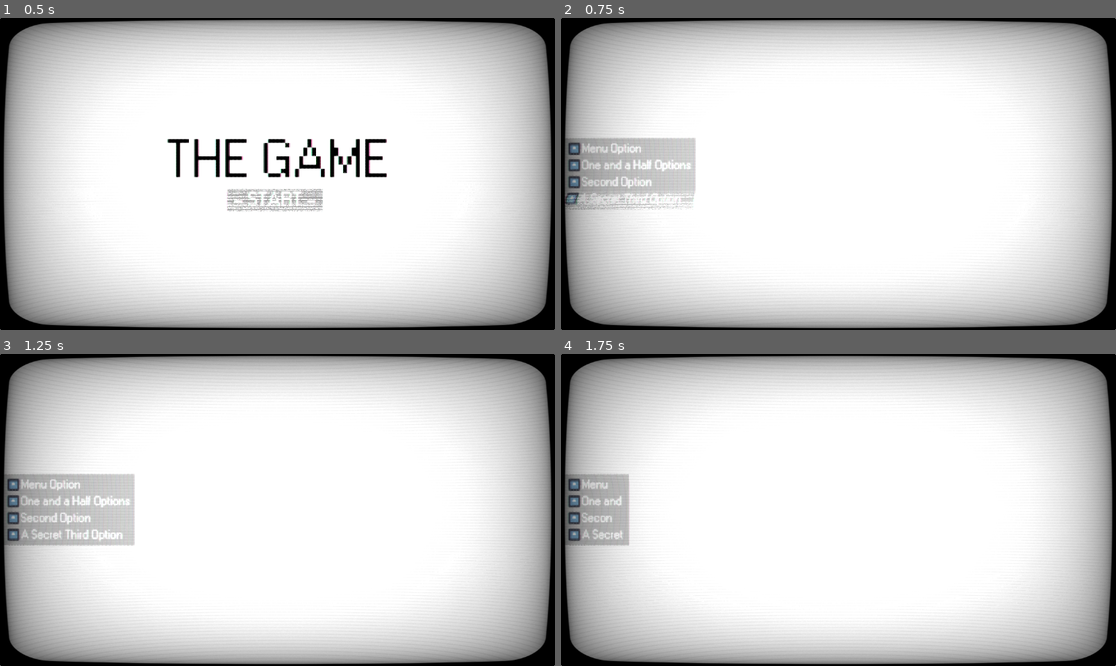
Above: before the commit, frames 1-4 (two rows, left to right).
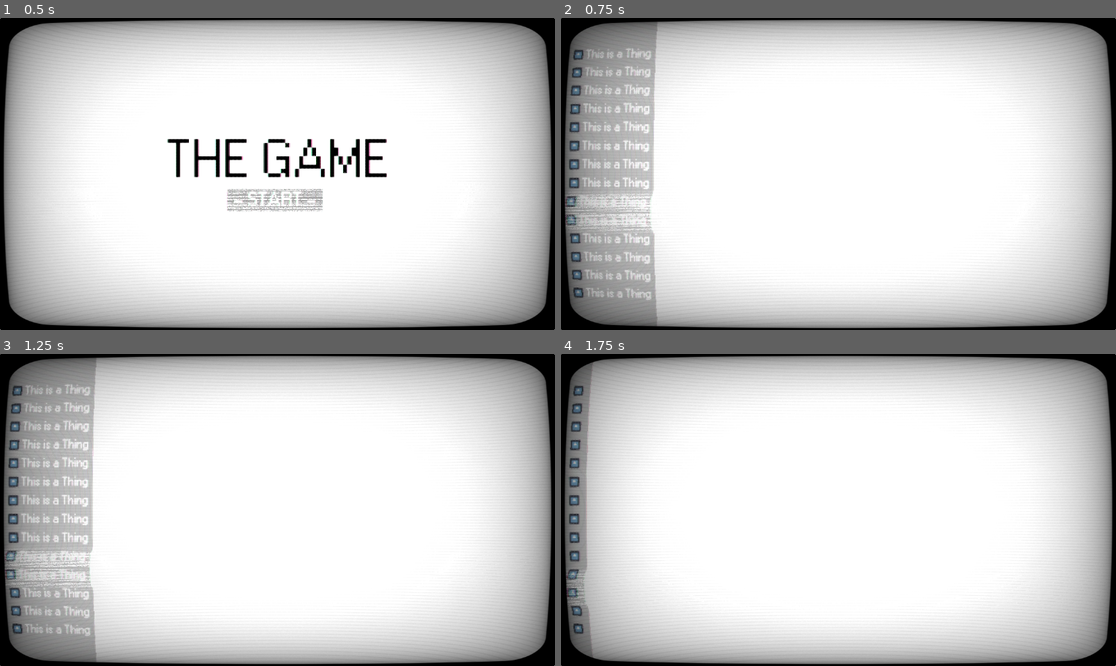
Above: after the commit, the same moments.

Repository: Shuflduf/Stock-Trading-Game
Game: Godot game, scene res://Scenes/main.tscn
The game is run twice, just before and just after one commit, with the same random seed, the same clock (stepped at 60 frames per second) and the same inputs. The engine's default icon, where the game draws it, is replaced by a stand-in: a white triangle on a blue panel in a dark square.
Inputs (mouse positions are in pixels of both pictures, inside the frame that each line leads up to):
- Up to frame 1 (0.5 s): no input
- Up to frame 2 (0.75 s): click "- START -" at 0.5 s
- Up to frame 3 (1.25 s): no input
- Up to frame 4 (1.75 s): move the mouse to (627, 510) at 1.27 s; click (627, 510) at 1.42 s

Frame 1 is identical in both runs. In frame 2, 12% of the frame differs, in the area x 0-25%, y 0-100%; in frame 3, 12%; in frame 4, 4.1%.

Commit message:
slightly better side menu

Diff:
--- a/Scenes/game.tscn
+++ b/Scenes/game.tscn
@@ -32,38 +32,74 @@
 
 [node name="PanelContainer" type="PanelContainer" parent="."]
 layout_mode = 1
-anchors_preset = 4
-anchor_top = 0.5
-anchor_bottom = 0.5
-offset_top = -20.0
-offset_right = 40.0
-offset_bottom = 20.0
+anchors_preset = -1
+anchor_bottom = 1.0
 grow_vertical = 2
 mouse_filter = 1
 mouse_default_cursor_shape = 2
 theme_override_styles/panel = SubResource("StyleBoxFlat_50wdl")
 script = ExtResource("1_oyeuu")
+SIZE_CHANGE_SECONDS = 0.3
 
 [node name="Options" type="VBoxContainer" parent="PanelContainer"]
 layout_mode = 2
+size_flags_horizontal = 0
 size_flags_vertical = 4
-theme_override_constants/separation = 10
 
 [node name="MenuOption" parent="PanelContainer/Options" instance=ExtResource("1_ucj8x")]
 layout_mode = 2
-item_name = "Menu Option"
+item_name = "This is a Thing"
 
 [node name="MenuOption2" parent="PanelContainer/Options" instance=ExtResource("1_ucj8x")]
 layout_mode = 2
-item_name = "One and a Half Options"
+item_name = "This is a Thing"
+
+[node name="MenuOption3" parent="PanelContainer/Options" instance=ExtResource("1_ucj8x")]
+layout_mode = 2
+item_name = "This is a Thing"
 
 [node name="MenuOption4" parent="PanelContainer/Options" instance=ExtResource("1_ucj8x")]
 layout_mode = 2
-mouse_default_cursor_shape = 2
-item_name = "Second Option"
+item_name = "This is a Thing"
 
-[node name="MenuOption3" parent="PanelContainer/Options" instance=ExtResource("1_ucj8x")]
+[node name="MenuOption5" parent="PanelContainer/Options" instance=ExtResource("1_ucj8x")]
 layout_mode = 2
-item_name = "A Secret Third Option"
+item_name = "This is a Thing"
+
+[node name="MenuOption6" parent="PanelContainer/Options" instance=ExtResource("1_ucj8x")]
+layout_mode = 2
+item_name = "This is a Thing"
+
+[node name="MenuOption7" parent="PanelContainer/Options" instance=ExtResource("1_ucj8x")]
+layout_mode = 2
+item_name = "This is a Thing"
+
+[node name="MenuOption8" parent="PanelContainer/Options" instance=ExtResource("1_ucj8x")]
+layout_mode = 2
+item_name = "This is a Thing"
+
+[node name="MenuOption9" parent="PanelContainer/Options" instance=ExtResource("1_ucj8x")]
+layout_mode = 2
+item_name = "This is a Thing"
+
+[node name="MenuOption10" parent="PanelContainer/Options" instance=ExtResource("1_ucj8x")]
+layout_mode = 2
+item_name = "This is a Thing"
+
+[node name="MenuOption11" parent="PanelContainer/Options" instance=ExtResource("1_ucj8x")]
+layout_mode = 2
+item_name = "This is a Thing"
+
+[node name="MenuOption12" parent="PanelContainer/Options" instance=ExtResource("1_ucj8x")]
+layout_mode = 2
+item_name = "This is a Thing"
+
+[node name="MenuOption13" parent="PanelContainer/Options" instance=ExtResource("1_ucj8x")]
+layout_mode = 2
+item_name = "This is a Thing"
+
+[node name="MenuOption14" parent="PanelContainer/Options" instance=ExtResource("1_ucj8x")]
+layout_mode = 2
+item_name = "This is a Thing"
 
 [connection signal="gui_input" from="PanelContainer" to="PanelContainer" method="_on_gui_input"]
--- a/Scenes/menu_option.gd
+++ b/Scenes/menu_option.gd
@@ -1,16 +1,31 @@
 @tool
 class_name MenuOption
-extends HBoxContainer
+extends Control
+
+signal selected
 
 @export var item_name: String:
-	set(value):
-		item_name = value
-		$Label.text = value
+    set(value):
+        item_name = value
+        %Label.text = value
 
 func minimize(time: float):
-	var tween = get_tree().create_tween()
-	tween.tween_property($Label, ^"text", "", time)
+    var tween = get_tree().create_tween().set_ease(Tween.EASE_OUT).set_trans(Tween.TRANS_CIRC)
+    tween.tween_property(%Label, ^"text", "", time)
 
 func expand(time: float):
-	var tween = get_tree().create_tween()
-	tween.tween_property($Label, ^"text", item_name, time)
+    var tween = get_tree().create_tween().set_ease(Tween.EASE_OUT).set_trans(Tween.TRANS_CIRC)
+    tween.tween_property(%Label, ^"text", item_name, time)
+
+func deselect():
+    %Outline.self_modulate.a = 0
+
+func select():
+    %Outline.self_modulate.a = 1
+
+
+func _on_gui_input(event: InputEvent) -> void:
+    if event is InputEventMouseButton:
+        if event.is_pressed():
+            if event.button_index == MOUSE_BUTTON_LEFT:
+                selected.emit()
--- a/Scenes/menu_option.tscn
+++ b/Scenes/menu_option.tscn
@@ -1,23 +1,49 @@
-[gd_scene load_steps=5 format=3 uid="uid://brfg2httpwfmo"]
+[gd_scene load_steps=6 format=3 uid="uid://brfg2httpwfmo"]
 
 [ext_resource type="Script" path="res://Scenes/menu_option.gd" id="1_4i4y4"]
 [ext_resource type="Texture2D" uid="uid://betgcy6sjqncu" path="res://icon.svg" id="1_ynu0d"]
 [ext_resource type="FontFile" uid="uid://bfamv70276jo3" path="res://Resources/Fonts/W95FA.otf" id="2_r8k4g"]
 
+[sub_resource type="StyleBoxFlat" id="StyleBoxFlat_oftga"]
+content_margin_left = 2.0
+content_margin_top = 2.0
+content_margin_right = 2.0
+content_margin_bottom = 2.0
+bg_color = Color(0, 0, 0, 1)
+
 [sub_resource type="LabelSettings" id="LabelSettings_m038j"]
 font = ExtResource("2_r8k4g")
 font_size = 26
 
-[node name="MenuOption" type="HBoxContainer"]
+[node name="MenuOption" type="MarginContainer"]
+offset_right = 30.0
+offset_bottom = 25.0
+mouse_filter = 0
+mouse_default_cursor_shape = 2
+theme_override_constants/margin_top = 5
+theme_override_constants/margin_bottom = 5
 script = ExtResource("1_4i4y4")
 
-[node name="TextureRect" type="TextureRect" parent="."]
+[node name="HBoxContainer" type="HBoxContainer" parent="."]
+layout_mode = 2
+
+[node name="Outline" type="PanelContainer" parent="HBoxContainer"]
+unique_name_in_owner = true
+layout_mode = 2
+mouse_filter = 1
+theme_override_styles/panel = SubResource("StyleBoxFlat_oftga")
+
+[node name="TextureRect" type="TextureRect" parent="HBoxContainer/Outline"]
 layout_mode = 2
 texture = ExtResource("1_ynu0d")
 expand_mode = 3
 
-[node name="Label" type="Label" parent="."]
+[node name="Label" type="Label" parent="HBoxContainer"]
+unique_name_in_owner = true
 layout_mode = 2
-text = "Menu Option"
+size_flags_horizontal = 0
+mouse_filter = 1
 label_settings = SubResource("LabelSettings_m038j")
 vertical_alignment = 1
+
+[connection signal="gui_input" from="." to="." method="_on_gui_input"]
--- a/Scripts/main.gd
+++ b/Scripts/main.gd
@@ -3,10 +3,10 @@
 const MAIN_GAME = preload("res://Scenes/game.tscn")
 
 func _ready() -> void:
-	$CRTOverlay.move_to_front()
+    $CRTOverlay.move_to_front()
 
 
 func _on_main_menu_go_to_game() -> void:
-	add_child(MAIN_GAME.instantiate())
-	$MainMenu.queue_free()
-	$CRTOverlay.move_to_front()
+    add_child(MAIN_GAME.instantiate())
+    $MainMenu.queue_free()
+    $CRTOverlay.move_to_front()
--- a/Scripts/menu_option_list.gd
+++ b/Scripts/menu_option_list.gd
@@ -1,25 +1,44 @@
 extends PanelContainer
 
-const SIZE_CHANGE_SECONDS = 0.5
+@export var SIZE_CHANGE_SECONDS = 0.5
 
 var collapsed = false
 var changing_size = false
 
+func _ready() -> void:
+    for i in $Options.get_children():
+        i.selected.connect(select_item.bind(i))
+        i.deselect()
+
 func _on_gui_input(event: InputEvent) -> void:
-	if event is InputEventMouseButton:
-		if event.is_pressed():
-			if event.button_index == MOUSE_BUTTON_LEFT:
-				if !changing_size:
-					changing_size = true
+    if event is InputEventMouseButton:
+        if event.is_pressed():
+            if event.button_index == MOUSE_BUTTON_LEFT:
+                change_size_all()
 
-					for i in $Options.get_children():
-						if !collapsed:
-							buffer_reenable()
-							i.minimize(SIZE_CHANGE_SECONDS)
-						else:
-							buffer_reenable()
-							i.expand(SIZE_CHANGE_SECONDS)
-					collapsed = !collapsed
+func change_size_all():
+    if !changing_size:
+        changing_size = true
+        for i in $Options.get_children():
+            if !collapsed:
+                buffer_reenable()
+                i.minimize(SIZE_CHANGE_SECONDS)
+            else:
+                buffer_reenable()
+                i.expand(SIZE_CHANGE_SECONDS)
+        collapsed = !collapsed
 
 func buffer_reenable():
-	get_tree().create_timer(SIZE_CHANGE_SECONDS).timeout.connect(func(): changing_size = false)
+    get_tree().create_timer(SIZE_CHANGE_SECONDS).timeout.connect(func(): changing_size = false)
+
+func select_item(item: MenuOption):
+    if collapsed:
+        change_size_all()
+        return
+    if changing_size:
+        return
+
+    for i in $Options.get_children():
+        i.deselect()
+    item.select()
+    change_size_all()
